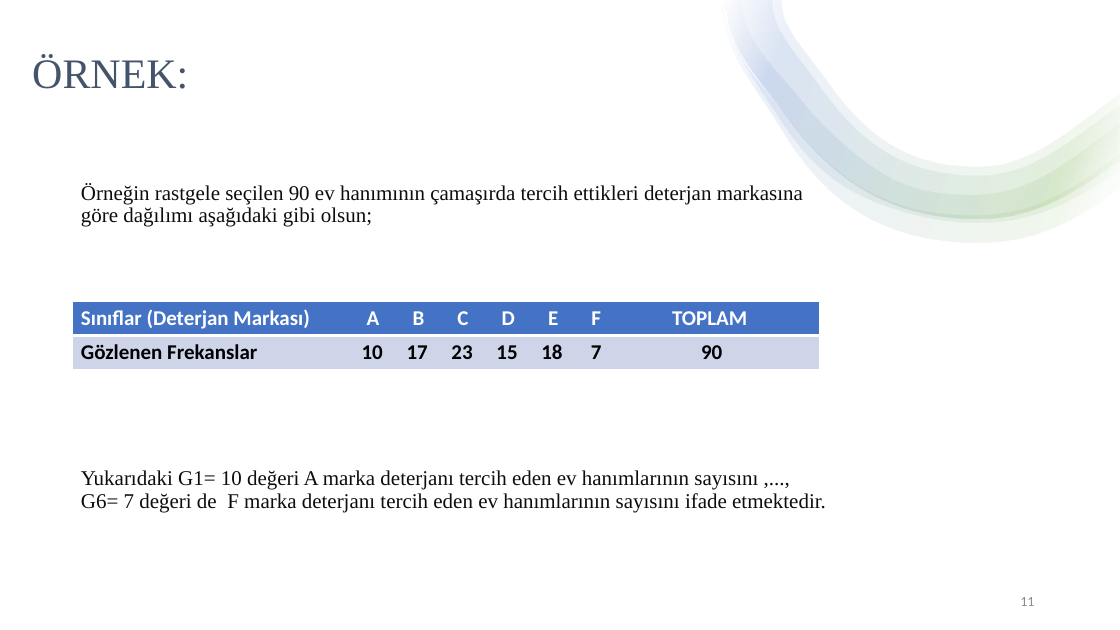
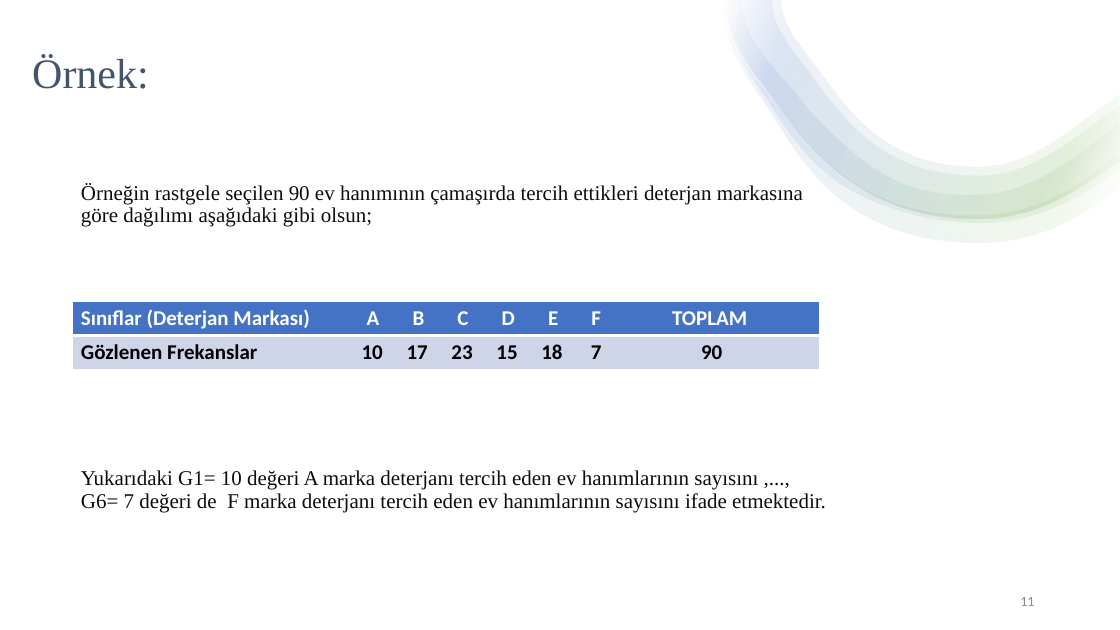
Before and after one commit to hamitdincel/kikare, a slide deck: slide 11 of hamit.pptx. Drawn at 1120x630 pixels with LibreOffice and Linux fonts; fonts in the diff are those of the drawing. Boxes give left, top, right and bottom in pixels: in the first picture for what was removed or moved away, otherwise in the second. Text is boxed around its words. In the diff, an @@ line names an element or a change of style, - is before the commit and + after.

```diff
--- a/hamit.pptx
+++ b/hamit.pptx
@@ title at (x1=32, y1=55, x2=149, y2=89): text changed @@
-ÖRNEK:
+Örnek:
```
Also in this commit, not shown: 1 other slide changed.
